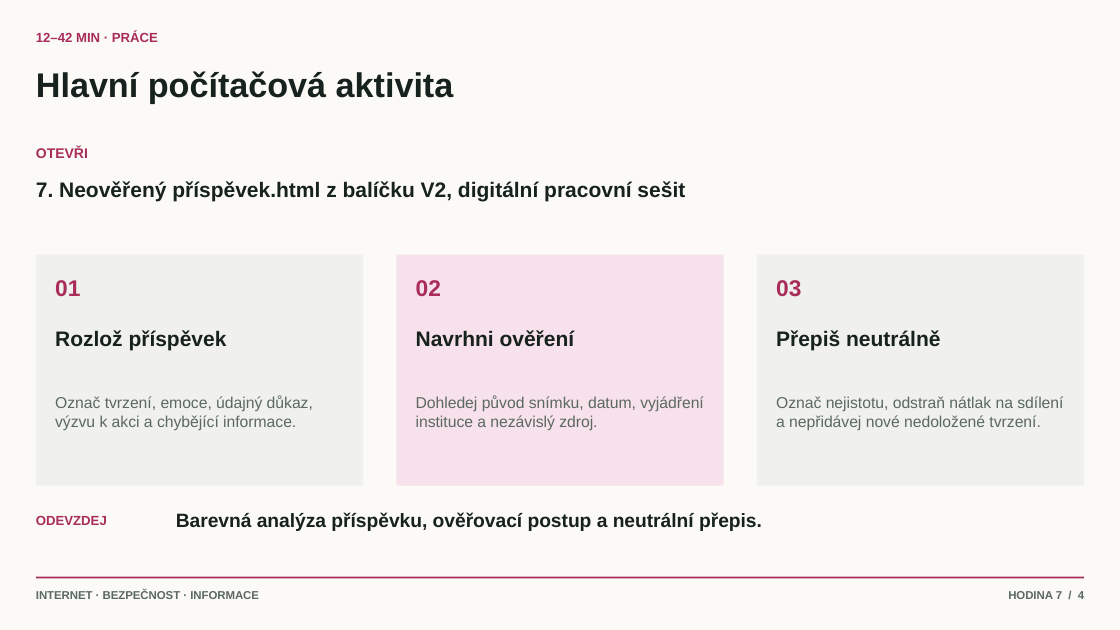
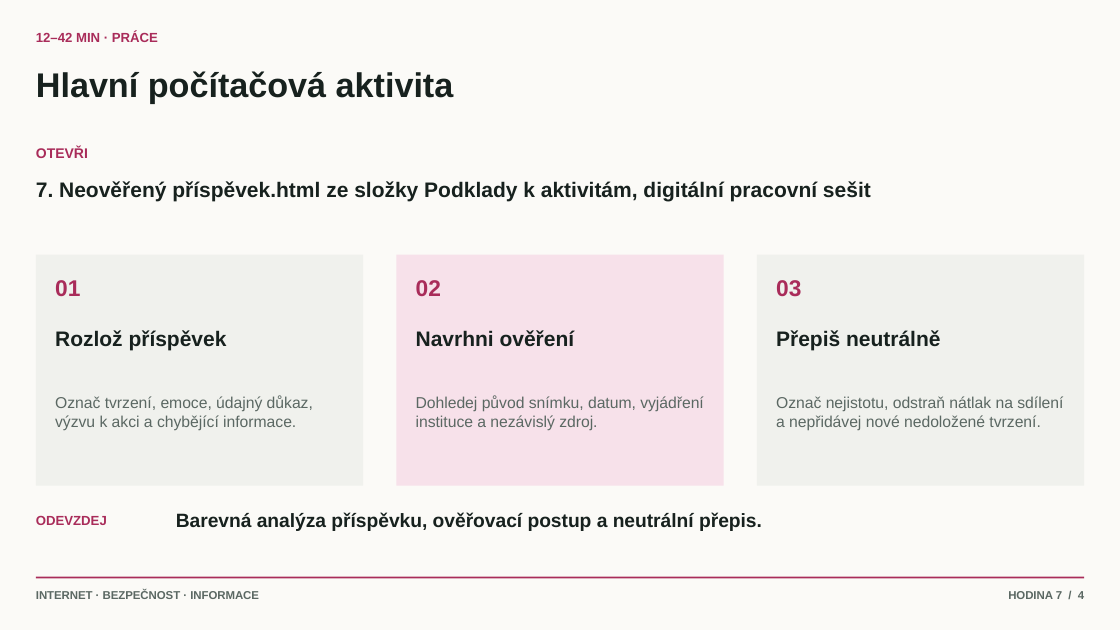
Before and after one commit to hlaska18/karel_hlas-web, a slide deck: slide 4 of public/materialy/1L/7/Prezentace k hodinám/7. Fake news a obsah od AI.pptx. Drawn at 1120x630 pixels with LibreOffice and Linux fonts; fonts in the diff are those of the drawing. Boxes give left, top, right and bottom in pixels: in the first picture for what was removed or moved away, otherwise in the second. Text is boxed around its words. In the diff, an @@ line names an element or a change of style, - is before the commit and + after.

```diff
--- a/public/materialy/1L/7/Prezentace k hodinám/7. Fake news a obsah od AI.pptx
+++ b/public/materialy/1L/7/Prezentace k hodinám/7. Fake news a obsah od AI.pptx
@@ text at (36, 181, 871, 202): text changed @@
-7. Neověřený příspěvek.html z balíčku V2, digitální pracovní sešit
+7. Neověřený příspěvek.html ze složky Podklady k aktivitám, digitální pracovní sešit
```
Also in this commit, not shown: 39 other files.
